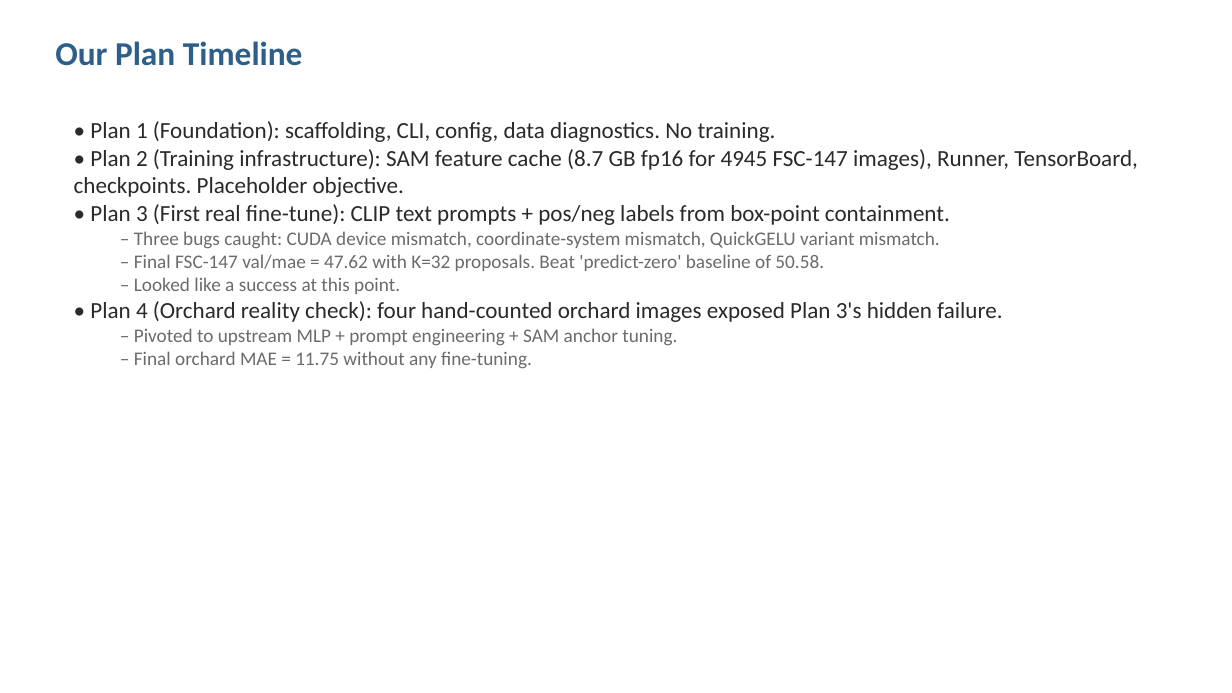
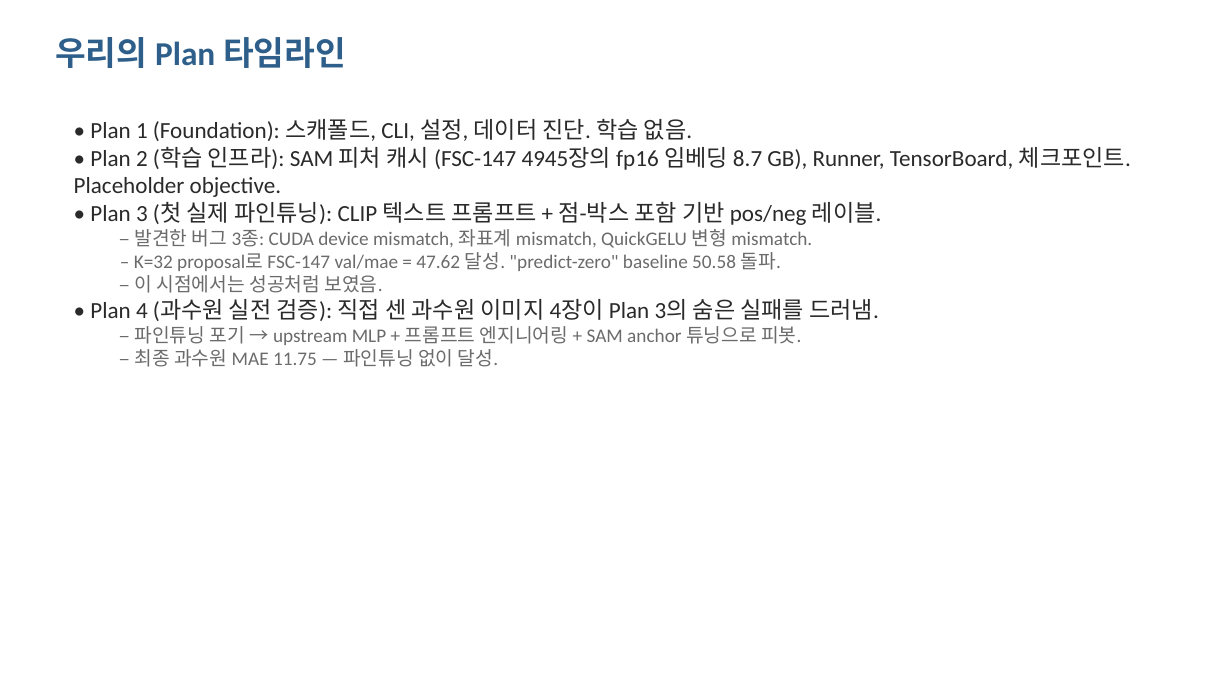
Before and after one commit to YBNML/fruit-counting, a slide deck: slide 8 of docs/presentations/fruit_counting_insights.pptx. Drawn at 1232x693 pixels with LibreOffice and Linux fonts; fonts in the diff are those of the drawing. Boxes give left, top, right and bottom in pixels: in the first picture for what was removed or moved away, otherwise in the second. Text is boxed around its words. In the diff, an @@ line names an element or a change of style, - is before the commit and + after.

Commit message:
docs(ppt): Korean narrative + future plans / target metrics / risks
Translate the insights deck to Korean (technical terms kept in English where
they are standard). Add four new slides covering next steps:

  - 향후 진행 계획: Plan 5 (data) / Plan 6 (alignment-preserving fine-tune,
    conditional on Plan 5 outcome) / Plan 7 (classifier, SR — optional).
  - 예상 결과: target MAE per stage with explicit current vs target numbers
    for apple / pear / bagged-fruit domains.
  - 진입 조건 및 타임라인: preconditions and rough effort estimates.
  - 리스크 및 감지 지표: R1-R4 with in-flight detection metrics.

Deck is now 26 slides.

```diff
--- a/docs/presentations/fruit_counting_insights.pptx
+++ b/docs/presentations/fruit_counting_insights.pptx
@@ text at [55,37,346,68]: text changed @@
-Our Plan Timeline
+우리의 Plan 타임라인
@@ text at [74,119,1131,367]: text changed @@
-• Plan 1 (Foundation): scaffolding, CLI, config, data diagnostics. No training.
-• Plan 2 (Training infrastructure): SAM feature cache (8.7 GB fp16 for 4945 FSC-147 images), Runner, TensorBoard, checkpoints. Placeholder objective.
-• Plan 3 (First real fine-tune): CLIP text prompts + pos/neg labels from box-point containment.
-  – Three bugs caught: CUDA device mismatch, coordinate-system mismatch, QuickGELU variant mismatch.
-  – Final FSC-147 val/mae = 47.62 with K=32 proposals. Beat 'predict-zero' baseline of 50.58.
-  – Looked like a success at this point.
-• Plan 4 (Orchard reality check): four hand-counted orchard images exposed Plan 3's hidden failure.
-  – Pivoted to upstream MLP + prompt engineering + SAM anchor tuning.
-  – Final orchard MAE = 11.75 without any fine-tuning.
+• Plan 1 (Foundation): 스캐폴드, CLI, 설정, 데이터 진단. 학습 없음.
+• Plan 2 (학습 인프라): SAM 피처 캐시 (FSC-147 4945장의 fp16 임베딩 8.7 GB), Runner, TensorBoard, 체크포인트. Placeholder objective.
+• Plan 3 (첫 실제 파인튜닝): CLIP 텍스트 프롬프트 + 점-박스 포함 기반 pos/neg 레이블.
+  – 발견한 버그 3종: CUDA device mismatch, 좌표계 mismatch, QuickGELU 변형 mismatch.
+  – K=32 proposal로 FSC-147 val/mae = 47.62 달성. "predict-zero" baseline 50.58 돌파.
+  – 이 시점에서는 성공처럼 보였음.
+• Plan 4 (과수원 실전 검증): 직접 센 과수원 이미지 4장이 Plan 3의 숨은 실패를 드러냄.
+  – 파인튜닝 포기 → upstream MLP + 프롬프트 엔지니어링 + SAM anchor 튜닝으로 피봇.
+  – 최종 과수원 MAE 11.75 — 파인튜닝 없이 달성.
```
Also in this commit, not shown: 4 other slides changed, 20 slides added, 16 slides removed, 1 other file.
